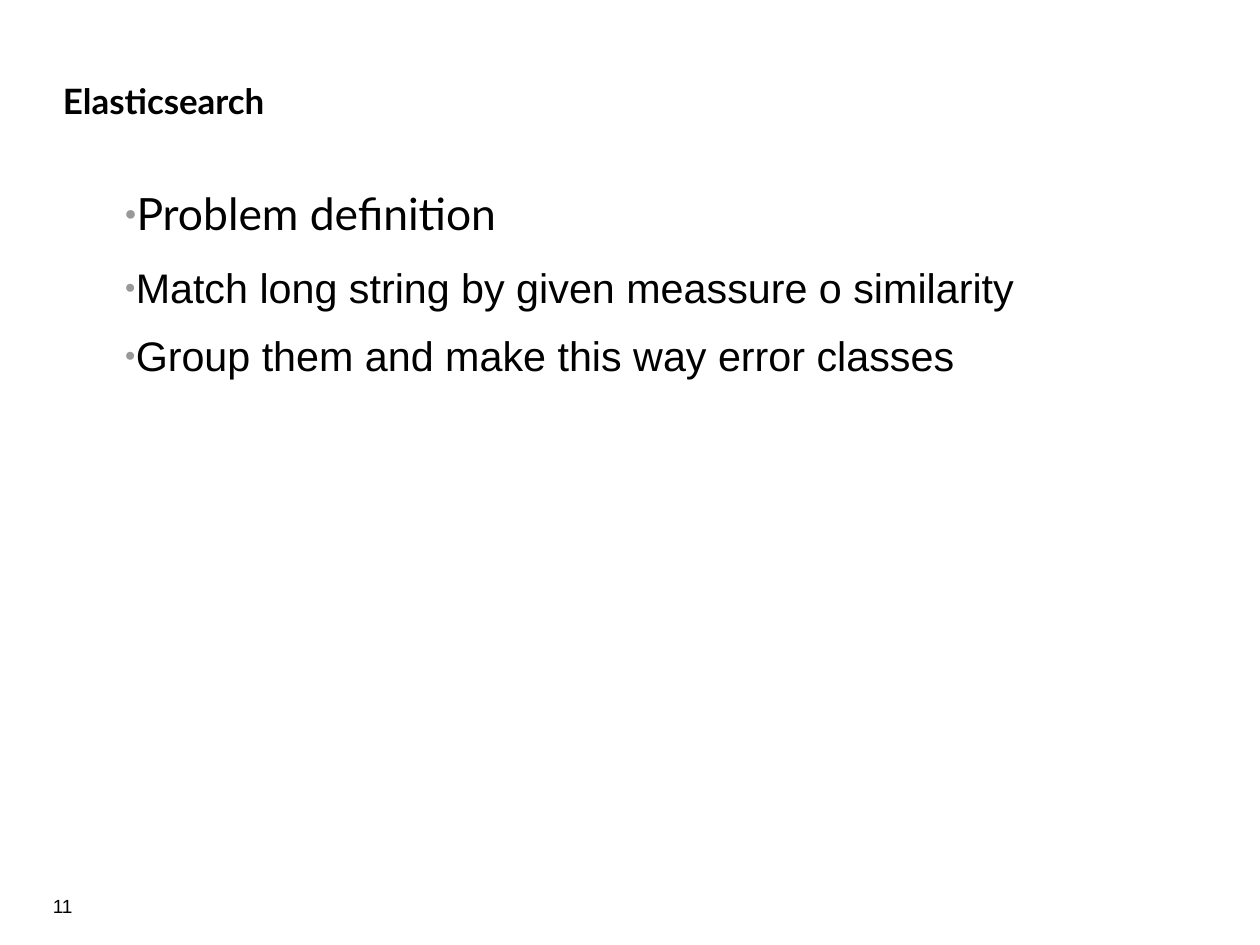
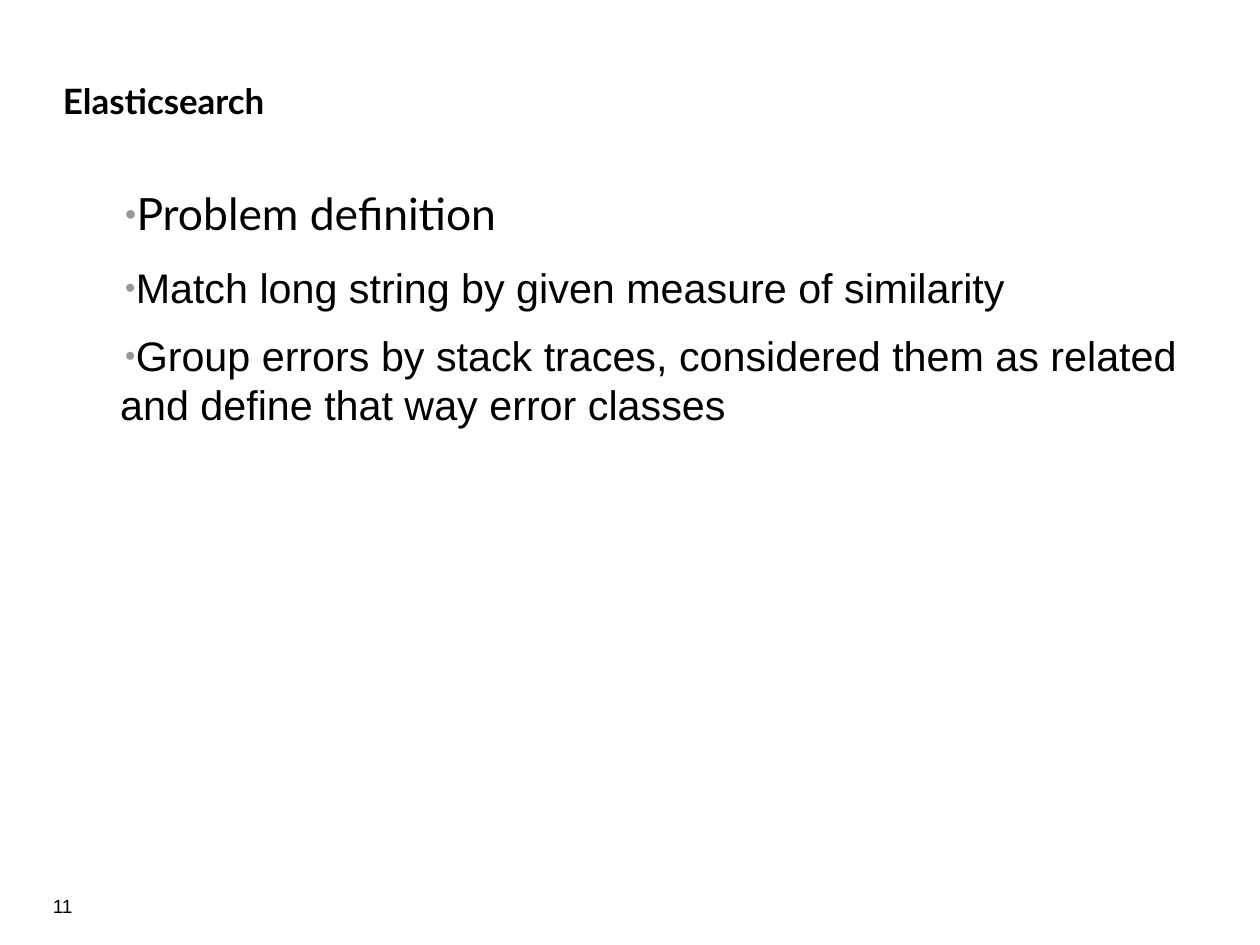
Before and after one commit to Stefan365/pred, a slide deck: slide 11 of saving_testresults_vyd.odp. Drawn at 1260x945 pixels with LibreOffice and Linux fonts; fonts in the diff are those of the drawing; background and template pictures are left out. Boxes give left, top, right and bottom in pixels: in the first picture for what was removed or moved away, otherwise in the second. Text is boxed around its words. In the diff, an @@ line names an element or a change of style, - is before the commit and + after.

```diff
--- a/saving_testresults_vyd.odp
+++ b/saving_testresults_vyd.odp
@@ text at bbox=[120, 273, 1176, 428]: text changed @@
-  ● Match long string by given meassure o similarity
-  ● Group them and make this way error classes
+  ● Match long string by given measure of similarity
+  ● Group errors by stack traces, considered them as related and define that way error classes
```
Also in this commit, not shown: 2 other slides changed.
